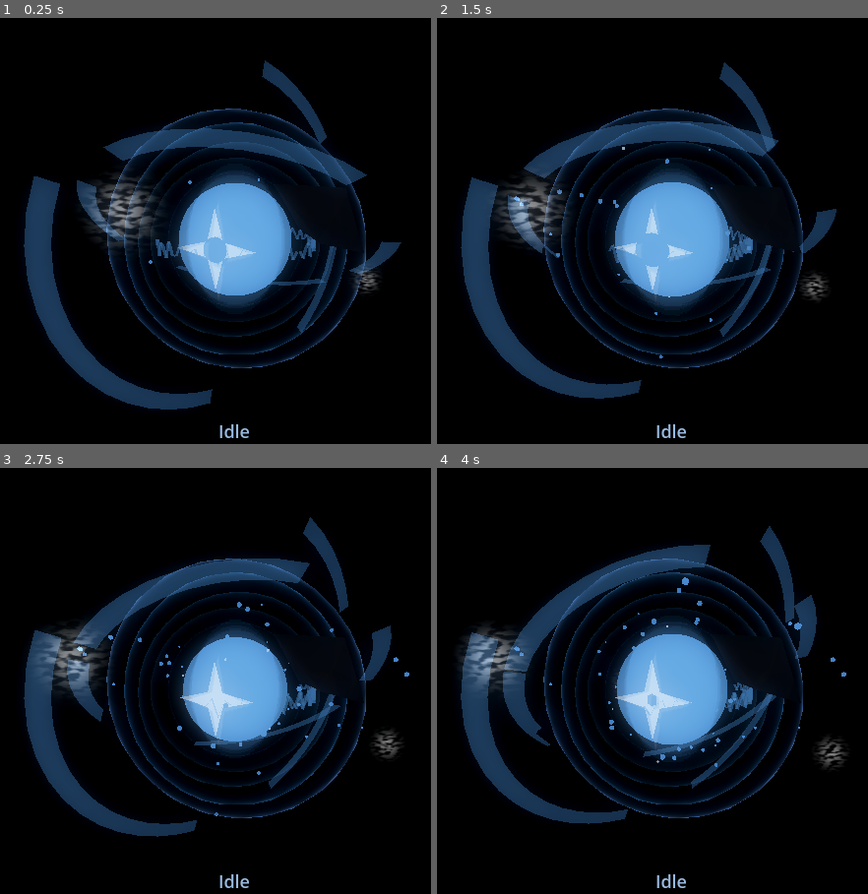
Above: before the commit, frames 1-4 (two rows, left to right).
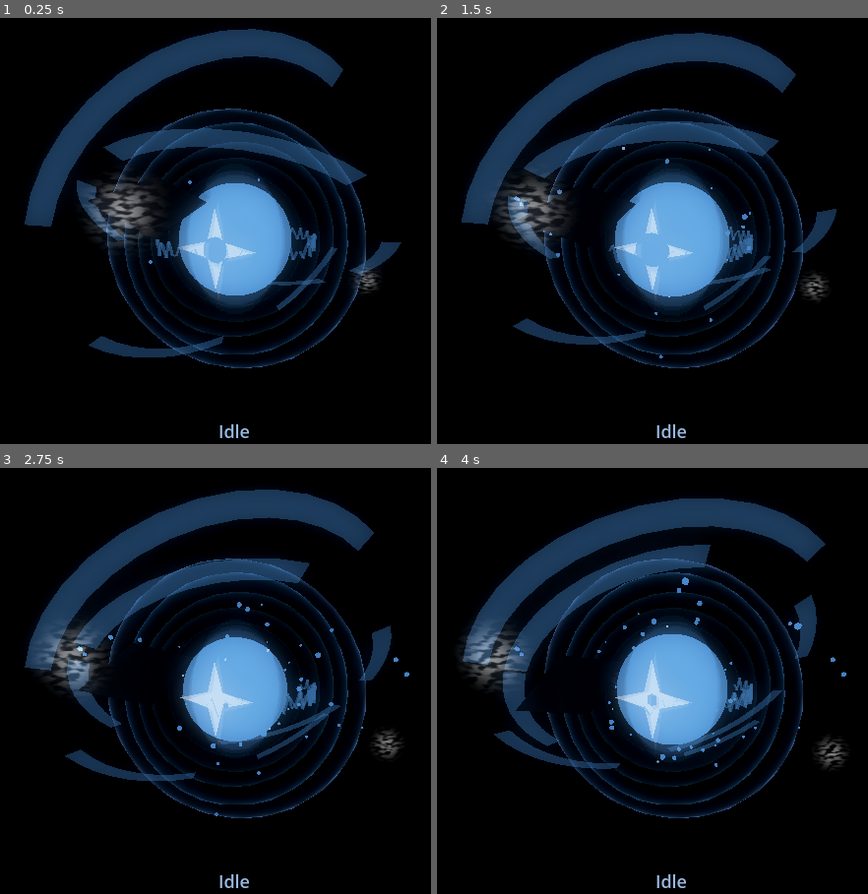
Above: after the commit, the same moments.

Repository: OppiRah/jairus-voice-assistant
Game: Godot game, scene res://orb_scene.tscn
Same seed, same stepped clock (60 frames per second), same inputs: the game is played once before the commit and once after it.
Inputs:
- Up to frame 1 (0.25 s): no input
- Up to frame 2 (1.5 s): no input
- Up to frame 3 (2.75 s): no input
- Up to frame 4 (4 s): no input

The runs differ from the first frame. In frame 1, 11% of the frame differs, in the area x 5-85%, y 2-92%; in frame 2, 11%, in the area x 5-85%, y 3-90%; in frame 3, 11%; in frame 4, 11%.

Commit message:
Orb V2 Pass 1 — structural re-architecture: compound ring tilts + endpoint-anchored struts replace independently-positioned plates.
Co-Authored-By: Claude Sonnet 5 <noreply@anthropic.com>
Claude-Session: https://claude.ai/code/session_01TtWHEcgFfL1aVhMypg6ZFa

Diff:
--- a/src/jairus/interfaces/renderer/godot_project/orb_controller.gd
+++ b/src/jairus/interfaces/renderer/godot_project/orb_controller.gd
@@ -120,27 +120,37 @@
 # duplicated.
 const RING_B_SPEED_FACTOR := -0.7  # negative: opposite direction, slightly slower
 
-# Both rings tilt the same amount away from facing the camera (TorusMesh's
-# default face-normal is the local Z axis, which starts pointed straight at
-# Camera3D) -- confirmed via a real rendered screenshot that RING_TILT_DEG's
-# distance from 0 controls how edge-on a ring reads, regardless of which
-# axis it's tilted around: the original pass tilted RingA 60 degrees around
-# X (read as a clear ellipse) but RingB 75 degrees around Y (read as a
-# nearly edge-on flat bar, since 75 degrees is much closer to the 90-degree
-# edge-on limit). Both rings now share the same X tilt so both stay equally
-# readable, and RingB gets an additional Z-axis roll on top -- a roll spins
-# the already-tilted ellipse's orientation within the image plane without
-# changing how edge-on it is, so it's the safe way to make the two rings
-# still look like distinct crossing orbits.
-const RING_TILT_DEG := 55.0  # tilt around X, shared by both rings
-const RING_B_ROLL_DEG := 90.0  # RingB's extra Z-axis roll, applied after the shared tilt
+# RingA's tilt (TorusMesh's default face-normal is the local Z axis, which
+# starts pointed straight at Camera3D) -- confirmed via a real rendered
+# screenshot that this distance from 0 controls how edge-on a ring reads:
+# 55 degrees around X reads as a clear, well-foreshortened ellipse. Also
+# reused verbatim by OrbitalParticles below (unchanged from before this
+# pass) so its emission plane keeps matching RingA's specifically.
+const RING_TILT_DEG := 55.0  # tilt around X, RingA only as of the V2-1 structural pass
+
+# V2-1 structural re-architecture (ORB_V2_DESIGN.md Q3): V1 gave RingB the
+# SAME X tilt as RingA plus only an in-plane Z roll -- a roll re-orients an
+# already-identically-shaped ellipse within the image plane but can't change
+# its eccentricity, so two same-eccentricity ellipses at different radii
+# (RingB's 1.55-1.7 band is strictly larger than RingA's 1.3-1.45) generally
+# nest rather than cross, regardless of roll -- confirmed by this pass's own
+# stage-1 screenshot check (see report) that the old scheme in fact never
+# produced a real crossing. RingB now gets a genuinely independent tilt
+# AXIS combination -- a smaller X component (less foreshortened, closer to
+# face-on) PLUS an added Y-axis component (reorienting the ellipse's major
+# axis in 3D, not just rolling it in-plane) -- specifically chosen so its
+# projected path crosses RingA's rather than concentrically containing it.
+const RING_B_TILT_X_DEG := 25.0
+const RING_B_TILT_Y_DEG := 50.0
 
 # Pass B -- segmented ring geometry (per ORB_CONCEPT_GAP_ANALYSIS.md's
 # structure gap and design-doc section 5: "Do not simply keep adding
 # complete torus rings"). RingA/RingB are no longer single TorusMesh
-# nodes; each is now a Node3D container (still receiving the same
-# RING_TILT_DEG/RING_B_ROLL_DEG transform as before, unchanged) holding
-# several flat ribbon segments with real angular gaps between them,
+# nodes; each is now a Node3D container (each receiving its own tilt
+# transform -- see RING_TILT_DEG/RING_B_TILT_X_DEG/RING_B_TILT_Y_DEG's own
+# comments; V2-1 gave the two containers genuinely independent tilt axes,
+# no longer sharing one tilt) holding several flat ribbon segments with
+# real angular gaps between them,
 # built with the same SurfaceTool triangle-strip technique already
 # validated twice in this project (the energy arcs, and Pass A's
 # CoreHousing reuse of the glass shell shader) -- no new geometry-
@@ -257,53 +267,56 @@
 # the most aggressive facet-enlarging move available without growing the
 # plate itself.
 const CRYSTAL_SIDES := 3
-# Containment fix (ORB_SILHOUETTE_MATERIAL_INVESTIGATION.md problem 1):
-# radius/height pulled inward on all three plates so (radius + the plate's
-# own worst-case half-diagonal reach) stays comfortably under RingB's 1.7
-# outer edge -- values are PLATE_CONFIGS_FIXED from silhouette_poc_test.gd,
-# verified there by real screenshot to keep every plate fully inside the
-# ring/glow silhouette. size/rotation_deg/angle_deg are UNCHANGED: apparent
-# on-screen prominence comes from size, not radius, so this is a pure
-# reposition, not a shrink -- see the investigation doc's own resolution of
-# the "visible vs. contained" tension.
+# V2-1 structural re-architecture (ORB_V2_DESIGN.md Q3): every prior pass
+# parameterized each plate's angle_deg/radius/height relative only to the
+# shared scene origin -- never relative to any OTHER structural element --
+# which is exactly why the assembly kept reading as "independent orbits
+# sharing a center" no matter how segmented/angular any individual piece
+# became. Plate1/Plate3 are now children of RingA and Plate2 a child of
+# RingB (orb_scene.tscn), so angle_deg/radius/height below are no longer
+# world-space -- they're LOCAL to that ring's own pre-tilt plane, exactly
+# the same convention _build_ring_segment_mesh() already uses for the ring
+# segments themselves (local XY plane, radius measured from the ring's own
+# center) -- so a plate positioned at a segment's own start_deg/span_deg
+# angle, at that ring's own inner_r, sits AT that segment's real endpoint,
+# not at an independently-guessed angle that merely happens to share the
+# same origin. Each plate's radius is then pulled slightly inward from
+# that endpoint (toward CoreHousing) by roughly 0.6x its own half_height,
+# so its own crystal-shard footprint still reaches out to touch/overlap the
+# ring's inner edge rather than sitting fully clear of it. Reparenting also
+# means each plate now automatically inherits its ring's own rotate_z()
+# spin every frame (_update_rings()) on top of its pre-existing independent
+# local spin (_update_plates(), unchanged) -- it moves WITH its anchor
+# ring, which is what "anchored" has to mean once the ring itself moves.
+# size/rotation_deg/CRYSTAL_SIDES/material are all UNCHANGED from the prior
+# pass -- only angle_deg/radius/height and the scene-tree parent changed.
 const PLATE_CONFIGS := [
 	{
-		"angle_deg": 35.0, "radius": 1.0, "height": 0.28,
+		# Anchored to RingA segment 0's far endpoint (start_deg=40 +
+		# span_deg=70 = 110 degrees, RING_A_INNER_RADIUS=1.3). Local height
+		# is a small offset along the ring's own local Z (perpendicular to
+		# its tilted plane), giving this plate a touch of independent depth
+		# within its anchor ring rather than sitting flush in-plane.
+		"angle_deg": 110.0, "radius": 1.0, "height": 0.15,
 		"size": Vector3(0.55, 0.85, 0.035), "rotation_deg": Vector3(20.0, 10.0, 55.0),
 	},
 	{
-		"angle_deg": 158.0, "radius": 1.15, "height": -0.34,
+		# Anchored to RingB segment 1's far endpoint (start_deg=220 +
+		# span_deg=60 = 280 degrees, RING_B_INNER_RADIUS=1.55).
+		"angle_deg": 280.0, "radius": 1.35, "height": -0.1,
 		"size": Vector3(0.4, 0.6, 0.03), "rotation_deg": Vector3(-15.0, 70.0, 10.0),
 	},
 	{
-		# Bug fix (post-Pass-B): originally angle_deg=262.0, radius=0.92 --
-		# at 262 degrees, sin(262 deg) ~= -0.99, so the position vector
-		# landed almost entirely along local Z, the SAME axis the camera
-		# looks down. That put Plate3 only ~2.8 degrees off the camera's
-		# view axis while sitting farther from the camera (world Z ~= -0.91)
-		# than the opaque Core sphere (radius 0.5 at the origin, angular
-		# radius ~9.5 degrees from the camera) -- so the Core fully eclipsed
-		# it, confirmed by a real diagnostic print of both angles before
-		# touching any numbers, not assumed. Enlarging the old radius alone
-		# would NOT have fixed this: at angle_deg=262 nearly the entire
-		# position vector is radial along the view axis, so a bigger radius
-		# mostly just pushes the plate further behind the Core, not further
-		# off-axis. angle_deg=200.0 keeps sin/cos more balanced (position
-		# offset lands mostly in X, which IS perpendicular to the view
-		# axis), putting the plate at ~19.7 degrees off-axis -- clear of the
-		# Core's ~9.5-degree occlusion cone with real margin. radius raised
-		# 0.92->1.3 alongside it (still a distinct third radius from Plate1's
-		# 1.12/Plate2's 1.58) for a clearer, less core-adjacent silhouette.
-		# height/size/rotation_deg untouched -- rotation was never the
-		# problem (face_to_camera_deg=42 degrees, a perfectly normal
-		# readable angle, not edge-on).
-		#
-		# Containment fix (later pass, see PLATE_CONFIGS' own comment above):
-		# radius pulled in again, 1.3->1.1, and height 0.14->0.12 -- this
-		# plate's own worst-case reach was still exceeding RingB's silhouette
-		# alongside Plate1/Plate2's. angle_deg=200.0 (this plate's actual
-		# occlusion fix) is untouched.
-		"angle_deg": 200.0, "radius": 1.1, "height": 0.12,
+		# Anchored to RingA segment 2's near endpoint (start_deg=220,
+		# RING_A_INNER_RADIUS=1.3) -- a different segment from Plate1's
+		# anchor, and the opposite (near, not far) end of it, so all three
+		# plates anchor to visibly distinct points, not a repeated pattern.
+		# The old angle_deg=200.0/radius=1.1 (and the whole prior camera-
+		# occlusion/containment history at this entry) was a world-space
+		# value from before this plate had any anchor relationship at all;
+		# it's superseded, not extended, by this pass's anchor-derived
+		# local placement.
+		"angle_deg": 220.0, "radius": 1.14, "height": 0.05,
 		"size": Vector3(0.62, 0.48, 0.04), "rotation_deg": Vector3(35.0, -25.0, 120.0),
 	},
 ]
@@ -756,7 +769,7 @@
 @onready var glass_shells: Array[MeshInstance3D] = [$GlassShell1, $GlassShell2, $GlassShell3, $GlassShell4]
 @onready var core_housing: MeshInstance3D = $CoreHousing
 @onready var core_emblem: MeshInstance3D = $CoreEmblem
-@onready var plates: Array[MeshInstance3D] = [$Plate1, $Plate2, $Plate3]
+@onready var plates: Array[MeshInstance3D] = [$RingA/Plate1, $RingB/Plate2, $RingA/Plate3]
 @onready var wisps: Array[MeshInstance3D] = [$Wisp1, $Wisp2, $Wisp3]
 
 var _socket := WebSocketPeer.new()
@@ -864,8 +877,8 @@
 	_ring_material_b = _make_translucent_material()
 	_ring_material_b.render_priority = RENDER_PRIORITY_RING_B
 	_build_ring_segments(ring_b, RING_B_SEGMENTS, RING_B_INNER_RADIUS, RING_B_OUTER_RADIUS, _ring_material_b, _ring_segments_b)
-	ring_b.rotate_x(deg_to_rad(RING_TILT_DEG))
-	ring_b.rotate_z(deg_to_rad(RING_B_ROLL_DEG))
+	ring_b.rotate_x(deg_to_rad(RING_B_TILT_X_DEG))
+	ring_b.rotate_y(deg_to_rad(RING_B_TILT_Y_DEG))
 
 	_arc_material_a = ShaderMaterial.new()
 	_arc_material_a.shader = ARC_SHADER
@@ -893,7 +906,15 @@
 
 		var angle: float = deg_to_rad(config["angle_deg"])
 		var radius: float = config["radius"]
-		plate.position = Vector3(cos(angle) * radius, config["height"], sin(angle) * radius)
+		# V2-1: position in the PARENT RING's own local-XY-plane convention
+		# (matching _build_ring_segment_mesh()'s Vector3(cos*r, sin*r, 0.0)
+		# exactly) now that each plate is a child of RingA/RingB, not the
+		# old world-space Vector3(cos*r, height, sin*r) convention (X/Z
+		# orbit plane, Y as world "up") the pre-anchoring version used. Using
+		# the old convention here would have positioned each plate out of
+		# the ring's own plane entirely, undoing the anchoring this pass
+		# exists to build -- caught before trusting a screenshot, not after.
+		plate.position = Vector3(cos(angle) * radius, sin(angle) * radius, config["height"])
 		var rot: Vector3 = config["rotation_deg"]
 		plate.rotate_x(deg_to_rad(rot.x))
 		plate.rotate_y(deg_to_rad(rot.y))
--- a/src/jairus/interfaces/renderer/godot_project/orb_scene.tscn
+++ b/src/jairus/interfaces/renderer/godot_project/orb_scene.tscn
@@ -135,17 +135,17 @@
 
 [node name="RingA" type="Node3D" parent="."]
 
+[node name="Plate1" type="MeshInstance3D" parent="RingA"]
+
+[node name="Plate3" type="MeshInstance3D" parent="RingA"]
+
 [node name="RingB" type="Node3D" parent="."]
+
+[node name="Plate2" type="MeshInstance3D" parent="RingB"]
 
 [node name="ArcA" type="MeshInstance3D" parent="."]
 
 [node name="ArcB" type="MeshInstance3D" parent="."]
-
-[node name="Plate1" type="MeshInstance3D" parent="."]
-
-[node name="Plate2" type="MeshInstance3D" parent="."]
-
-[node name="Plate3" type="MeshInstance3D" parent="."]
 
 [node name="Wisp1" type="MeshInstance3D" parent="."]
 
